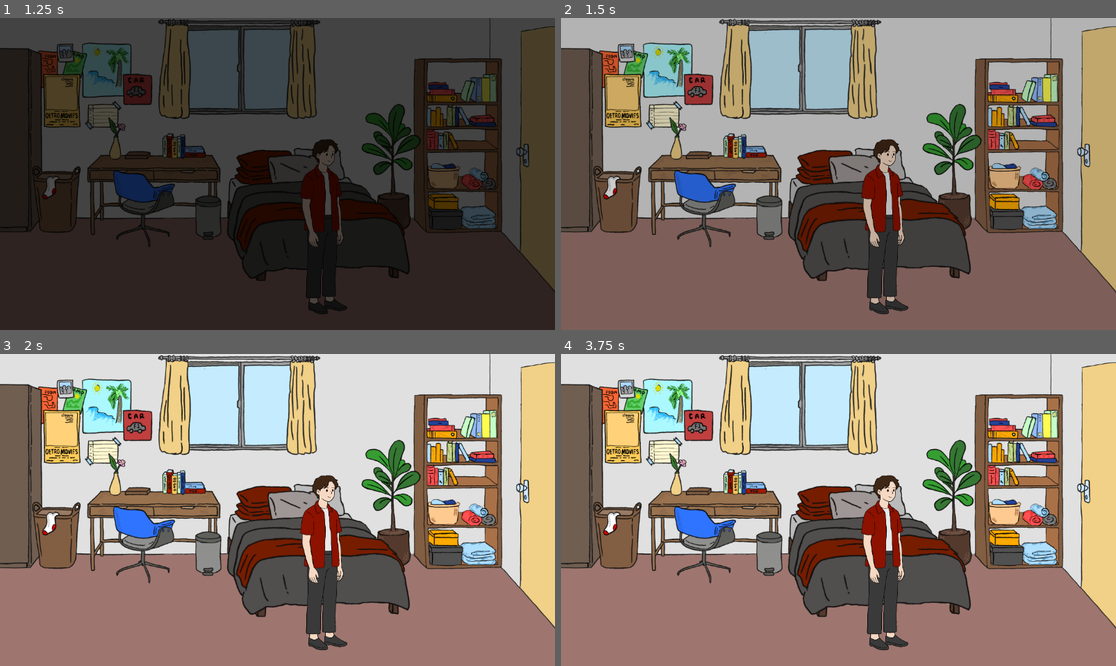
Above: before the commit, frames 1-4 (two rows, left to right).
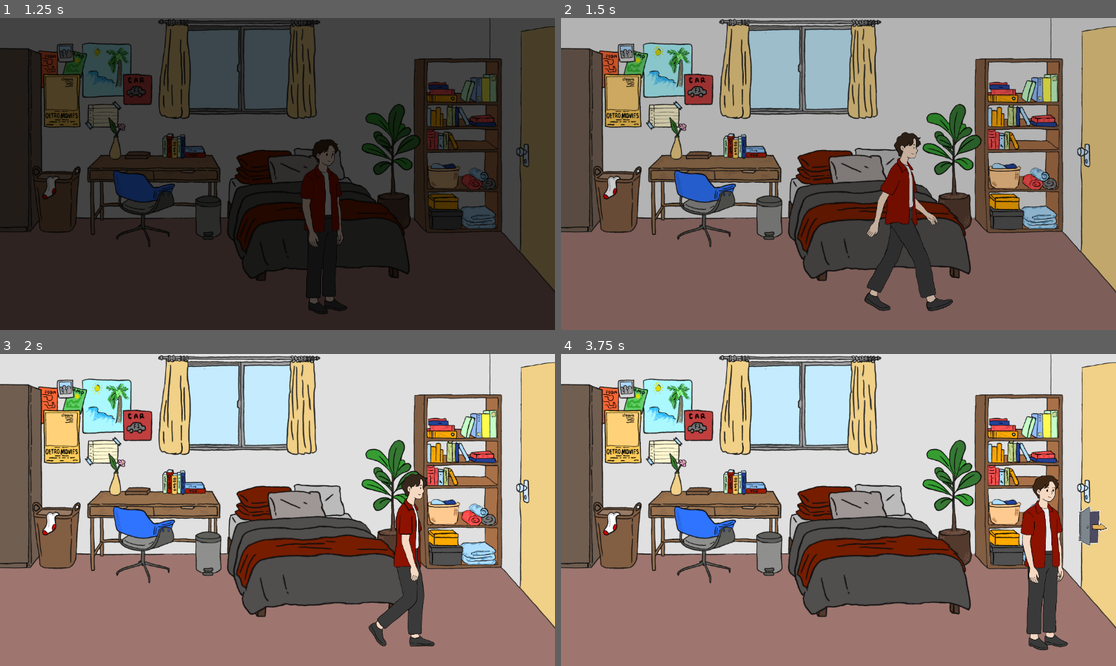
Above: after the commit, the same moments.

Repository: PakornkitNaivirat/Godot-Makut-5-Project
Game: Godot game, scene res://Asset/Screen/BG/Reuseable/loading/main_menu.tscn
Two runs of this game, one before a commit and one after it. Both use one fixed random seed, a clock stepped at 60 frames per second and the inputs below.
Inputs (mouse positions are in pixels of both pictures, inside the frame that each line leads up to):
- Up to frame 1 (1.25 s): click "Start" at 0.5 s
- Up to frame 2 (1.5 s): tap Enter (ui_accept) at 1.25 s; move the mouse to (960, 158) at 1.27 s; hold D (move_right) from 1.28 s (still down); hold Space (interact) from 1.28 s (still down); click (960, 158) at 1.42 s
- Up to frame 3 (2 s): keep holding D (move_right); keep holding Space (interact); tap Enter (ui_accept) at 1.52, 1.55, 1.82 s
- Up to frame 4 (3.75 s): release D (move_right) at 2 s; release Space (interact) at 2 s; drag from (727, 525) to (810, 572) at 2.02 s; tap Enter (ui_accept) at 2.75, 3.05 s; move the mouse to (894, 441) at 2.77 s; hold D (move_right) 2.78-3.5 s; hold Space (interact) 2.78-3.5 s; drag from (810, 572) to (672, 463) at 3.52 s

Frame 1 is identical in both runs. In frame 2, 3.2% of the frame differs, in the area x 54-71%, y 36-96%; in frame 3, 4.7%; in frame 4, 5.9%, in the area x 54-99%, y 38-96%.

Commit message:
Fixed ChatSystem

Diff:
--- a/Asset/Screen/BG/Cutscreen/Phone/day_1_phone.tscn
+++ b/Asset/Screen/BG/Cutscreen/Phone/day_1_phone.tscn
@@ -5,6 +5,8 @@
 [node name="Day1Phone" type="Node2D" unique_id=1811288602]
 
 [node name="ChatSystem" parent="." unique_id=589452478 instance=ExtResource("1_umfje")]
+next_scene_path = "res://Asset/Screen/BG/Reuseable/bed_room.tscn"
+trigger_next_day = true
 chat_messages = Array[String](["NPC:    [Marine Conservation Club Bot]
  Hey there! 👋
  Welcome to the Marine Conservation Club.
--- a/Asset/Screen/BG/Cutscreen/Phone/day_2_phone.tscn
+++ b/Asset/Screen/BG/Cutscreen/Phone/day_2_phone.tscn
@@ -7,6 +7,7 @@
 [node name="ChatSystem" parent="." unique_id=589452478 instance=ExtResource("1_ulagq")]
 next_scene_path = "res://Asset/Screen/BG/Day2/if_floor_4.tscn"
 target_spawn_point_name = "done"
+trigger_next_day = false
 chat_messages = Array[String](["NPC: - Hello, everyone! 🙏
  This is the Marine Conservation Club's group.
  I'm the club president. I'm very happy to be
--- a/Asset/Screen/BG/Cutscreen/Phone/day_2_phone_2.tscn
+++ b/Asset/Screen/BG/Cutscreen/Phone/day_2_phone_2.tscn
@@ -5,6 +5,8 @@
 [node name="day_2_phone2" type="Node2D" unique_id=5602524]
 
 [node name="ChatSystem" parent="." unique_id=589452478 instance=ExtResource("1_jkyf3")]
+next_scene_path = "res://Asset/Screen/BG/Cutscreen/cut_scene_before_park_in.tscn"
+trigger_next_day = true
 chat_messages = Array[String](["Narrator: He opened the message", "NPC: - Hey everyone, would anyone be interested
  in a meet-and-greet?", "NPC: - It would be a good chance for us to get to
  know our new members!", "NPC: - Is anyone interested?  ", "ME: - I'm interested!   ", " NPC: - 'I'm interested too   " …(493 unchanged characters)…
--- a/Asset/Screen/BG/Cutscreen/cut_scene_after_lab_2.tscn
+++ b/Asset/Screen/BG/Cutscreen/cut_scene_after_lab_2.tscn
@@ -216,8 +216,7 @@
 
 [node name="cut_scene_after_lab2" type="CanvasLayer" unique_id=1494927062]
 script = ExtResource("1_45ivb")
-next_scene_path = "res://Asset/Screen/BG/Day2/cafe.tscn"
-target_spawn_point_name = "Cafe"
+next_scene_path = "res://Asset/Screen/script_reuseable/Loading/loading_cafe.tscn"
 
 [node name="ColorRect" type="ColorRect" parent="." unique_id=1836663653]
 modulate = Color(1, 1, 1, 0.5882353)
--- a/Asset/Screen/BG/Cutscreen/cut_scene_cafe.tscn
+++ b/Asset/Screen/BG/Cutscreen/cut_scene_cafe.tscn
@@ -7,13 +7,14 @@
 [ext_resource type="Texture2D" uid="uid://gf3dfpc7mmkn" path="res://Asset/Spirte/Background/CutScreen/cafe/Caféhavejr.png" id="3_rivkt"]
 [ext_resource type="Texture2D" uid="uid://bdj4atjb7yqt8" path="res://Asset/Spirte/Background/CutScreen/cafe/Untitled31_20260323215849.png" id="5_dav0b"]
 [ext_resource type="PackedScene" uid="uid://c73ny583v40f1" path="res://Asset/Screen/script_reuseable/Text/Speech_bubble.tscn" id="7_rquia"]
+[ext_resource type="Texture2D" uid="uid://lw7425qoq4fc" path="res://Asset/Spirte/Background/CutScreen/cafe/Untitled67 2.png" id="7_socat"]
 [ext_resource type="Texture2D" uid="uid://d0n5jff5w8io5" path="res://Asset/Spirte/Charactor/Untitled55 3.png" id="7_wvcxc"]
 [ext_resource type="Texture2D" uid="uid://dbwhwxlj2h5f6" path="res://Asset/Spirte/Charactor/Untitled55 4.png" id="8_socat"]
 [ext_resource type="Texture2D" uid="uid://cqptxhg1kcoe" path="res://Asset/Spirte/Charactor/Untitled55 2.png" id="9_bn41f"]
 
 [sub_resource type="Animation" id="Animation_eosmo"]
 resource_name = "Pain2"
-length = 10.5
+length = 12.0
 step = 0.1
 tracks/0/type = "value"
 tracks/0/imported = false
@@ -34,10 +35,10 @@
 tracks/1/interp = 1
 tracks/1/loop_wrap = true
 tracks/1/keys = {
-"times": PackedFloat32Array(0, 1.5, 2, 4, 5.5, 6, 8, 9.5, 9.75, 10.1),
-"transitions": PackedFloat32Array(1, 1, 1, 1, 1, 1, 1, 1, 1, 1),
-"update": 0,
-"values": [Color(1, 1, 1, 0), Color(1, 1, 1, 1), Color(1, 1, 1, 0), Color(1, 1, 1, 0), Color(1, 1, 1, 1), Color(1, 1, 1, 0), Color(1, 1, 1, 0), Color(1, 1, 1, 1), Color(1, 1, 1, 0.2), Color(1, 1, 1, 0.2)]
+"times": PackedFloat32Array(0, 1.5, 2, 4, 5.5, 6, 8, 9.5, 9.75, 10.1, 10.3, 10.5),
+"transitions": PackedFloat32Array(1, 1, 1, 1, 1, 1, 1, 1, 1, 1, 1, 1),
+"update": 0,
+"values": [Color(1, 1, 1, 0), Color(1, 1, 1, 1), Color(1, 1, 1, 0), Color(1, 1, 1, 0), Color(1, 1, 1, 1), Color(1, 1, 1, 0), Color(1, 1, 1, 0), Color(1, 1, 1, 1), Color(1, 1, 1, 0.2), Color(1, 1, 1, 0.2), Color(1, 1, 1, 0.2), Color(1, 1, 1, 0)]
 }
 tracks/2/type = "value"
 tracks/2/imported = false
@@ -46,10 +47,10 @@
 tracks/2/interp = 1
 tracks/2/loop_wrap = true
 tracks/2/keys = {
-"times": PackedFloat32Array(2, 2.5, 4, 6, 6.5, 8),
-"transitions": PackedFloat32Array(1, 1, 1, 1, 1, 1),
-"update": 0,
-"values": [Vector2(653, 330), Vector2(567, 330), Vector2(567, 330), Vector2(653, 330), Vector2(567, 330), Vector2(567, 330)]
+"times": PackedFloat32Array(2, 2.5, 4, 6, 6.5, 8, 10.5, 10.6, 10.7, 10.8, 10.9, 11, 11.099999, 11.2, 11.3, 11.400001, 11.5, 11.6, 11.7, 11.8, 11.9, 12),
+"transitions": PackedFloat32Array(1, 1, 1, 1, 1, 1, 1, 1, 1, 1, 1, 1, 1, 1, 1, 1, 1, 1, 1, 1, 1, 1),
+"update": 0,
+"values": [Vector2(653, 330), Vector2(567, 330), Vector2(567, 330), Vector2(653, 330), Vector2(567, 330), Vector2(567, 330), Vector2(567, 330), Vector2(566, 345), Vector2(566, 330), Vector2(566, 315), Vector2(567, 330), Vector2(566, 345), Vector2(566, 330), Vector2(566, 315), Vector2(567, 330), Vector2(566, 345), Vector2(566, 330), Vector2(566, 315), Vector2(567, 330), Vector2(566, 345), Vector2(566, 330), Vector2(566, 315)]
 }
 tracks/3/type = "value"
 tracks/3/imported = false
@@ -58,10 +59,10 @@
 tracks/3/interp = 1
 tracks/3/loop_wrap = true
 tracks/3/keys = {
-"times": PackedFloat32Array(2, 3.5, 4, 6, 7.5, 8),
-"transitions": PackedFloat32Array(1, 1, 1, 1, 1, 1),
-"update": 0,
-"values": [Color(1, 1, 1, 0), Color(1, 1, 1, 1), Color(1, 1, 1, 0), Color(1, 1, 1, 0), Color(1, 1, 1, 1), Color(1, 1, 1, 0)]
+"times": PackedFloat32Array(2, 3.5, 4, 6, 7.5, 8, 10.5, 11),
+"transitions": PackedFloat32Array(1, 1, 1, 1, 1, 1, 1, 1),
+"update": 0,
+"values": [Color(1, 1, 1, 0), Color(1, 1, 1, 1), Color(1, 1, 1, 0), Color(1, 1, 1, 0), Color(1, 1, 1, 1), Color(1, 1, 1, 0), Color(1, 1, 1, 0), Color(1, 1, 1, 1)]
 }
 tracks/4/type = "value"
 tracks/4/imported = false
@@ -82,10 +83,10 @@
 tracks/5/interp = 1
 tracks/5/loop_wrap = true
 tracks/5/keys = {
-"times": PackedFloat32Array(2, 4, 6, 8),
-"transitions": PackedFloat32Array(1, 1, 1, 1),
+"times": PackedFloat32Array(2, 4, 6, 8, 10.5),
+"transitions": PackedFloat32Array(1, 1, 1, 1, 1),
 "update": 1,
-"values": [ExtResource("2_eosmo"), ExtResource("2_eosmo"), ExtResource("5_dav0b"), ExtResource("5_dav0b")]
+"values": [ExtResource("2_eosmo"), ExtResource("2_eosmo"), ExtResource("5_dav0b"), ExtResource("5_dav0b"), ExtResource("7_socat")]
 }
 tracks/6/type = "method"
 tracks/6/imported = false
@@ -94,7 +95,7 @@
 tracks/6/interp = 1
 tracks/6/loop_wrap = true
 tracks/6/keys = {
-"times": PackedFloat32Array(9.75, 10.1, 10.5),
+"times": PackedFloat32Array(9.75, 10.1, 12),
 "transitions": PackedFloat32Array(1, 1, 1),
 "values": [{
 "args": ["part1"],
@@ -179,6 +180,30 @@
 "update": 0,
 "values": [Vector2(940.00006, 489)]
 }
+tracks/13/type = "value"
+tracks/13/imported = false
+tracks/13/enabled = true
+tracks/13/path = NodePath("Back2:region_rect")
+tracks/13/interp = 1
+tracks/13/loop_wrap = true
+tracks/13/keys = {
+"times": PackedFloat32Array(8, 10.5),
+"transitions": PackedFloat32Array(1, 1),
+"update": 0,
+"values": [Rect2(-10.060181, -14.930977, 1945.826, 1107.0096), Rect2(526.3257, 40.704353, 867.34766, 992.8849)]
+}
+tracks/14/type = "value"
+tracks/14/imported = false
+tracks/14/enabled = true
+tracks/14/path = NodePath("Back2:self_modulate")
+tracks/14/interp = 1
+tracks/14/loop_wrap = true
+tracks/14/keys = {
+"times": PackedFloat32Array(10.4, 10.5),
+"transitions": PackedFloat32Array(1, 1),
+"update": 0,
+"values": [Color(1, 1, 1, 1), Color(0.8733129, 0.62283075, 0.39944956, 1)]
+}
 
 [sub_resource type="Animation" id="Animation_khihh"]
 length = 0.001
@@ -326,6 +351,30 @@
 "update": 0,
 "values": [Vector2(940.00006, 489)]
 }
+tracks/12/type = "value"
+tracks/12/imported = false
+tracks/12/enabled = true
+tracks/12/path = NodePath("Back2:region_rect")
+tracks/12/interp = 1
+tracks/12/loop_wrap = true
+tracks/12/keys = {
+"times": PackedFloat32Array(0),
+"transitions": PackedFloat32Array(1),
+"update": 0,
+"values": [Rect2(-10.060181, -14.930977, 1945.826, 1107.0096)]
+}
+tracks/13/type = "value"
+tracks/13/imported = false
+tracks/13/enabled = true
+tracks/13/path = NodePath("Back2:self_modulate")
+tracks/13/interp = 1
+tracks/13/loop_wrap = true
+tracks/13/keys = {
+"times": PackedFloat32Array(0),
+"transitions": PackedFloat32Array(1),
+"update": 0,
+"values": [Color(1, 1, 1, 1)]
+}
 
 [sub_resource type="AnimationLibrary" id="AnimationLibrary_rivkt"]
 _data = {
@@ -357,6 +406,8 @@
 position = Vector2(653, 330)
 scale = Vector2(0.5, 0.5)
 texture = ExtResource("2_eosmo")
+region_enabled = true
+region_rect = Rect2(-10.060181, -14.930977, 1945.826, 1107.0096)
 
 [node name="1" type="Sprite2D" parent="." unique_id=774510672]
 modulate = Color(1, 1, 1, 0)
--- a/Asset/Screen/BG/Day3/park_in.tscn
+++ b/Asset/Screen/BG/Day3/park_in.tscn
@@ -1,15 +1,18 @@
 [gd_scene format=3 uid="uid://5resd8ckbjvj"]
 
+[ext_resource type="Script" uid="uid://dyxbjc2booy1u" path="res://Asset/Script/Re-use/Except Scene/park_in.gd" id="1_murwx"]
 [ext_resource type="Texture2D" uid="uid://bi2v6ajw0f710" path="res://Asset/Spirte/Background/Day3/Untitled32.png" id="1_pg3p3"]
 [ext_resource type="Texture2D" uid="uid://duudt6yockwq1" path="res://Asset/Spirte/Background/Day3/Parkin_2.png" id="2_4olrs"]
 [ext_resource type="PackedScene" uid="uid://b63b3yeurta4d" path="res://Asset/Screen/script_reuseable/player.tscn" id="3_yt5dy"]
 [ext_resource type="PackedScene" uid="uid://sdstcnrm1avd" path="res://Asset/Screen/script_reuseable/Text/dialogue.tscn" id="4_ur5rl"]
 [ext_resource type="PackedScene" uid="uid://dpxp8o3dufld4" path="res://Asset/Screen/script_reuseable/Loading/minigame_interaction.tscn" id="5_in5ns"]
+[ext_resource type="Texture2D" uid="uid://c1pybev64nirb" path="res://Asset/Spirte/Charactor/People_ game.png" id="7_xhk3d"]
 
 [sub_resource type="RectangleShape2D" id="RectangleShape2D_pg3p3"]
 size = Vector2(50, 1183)
 
 [node name="Park IN" type="Node2D" unique_id=2108259122]
+script = ExtResource("1_murwx")
 
 [node name="BG" type="Node2D" parent="." unique_id=1888176815]
 
@@ -20,7 +23,7 @@
 
 [node name="Table" type="Sprite2D" parent="BG" unique_id=1828106493]
 modulate = Color(0.49315646, 0.49315646, 0.49315646, 0.54901963)
-z_index = 1
+z_index = 6
 y_sort_enabled = true
 position = Vector2(217, 195)
 scale = Vector2(0.9, 0.9)
@@ -158,16 +161,41 @@
 position = Vector2(-30, -254)
 
 [node name="Player" parent="." unique_id=1775447557 instance=ExtResource("3_yt5dy")]
+z_index = 5
 position = Vector2(111, 864)
 scale = Vector2(0.35, 0.35)
 
 [node name="Minigame-Interact" parent="." unique_id=157613088 instance=ExtResource("5_in5ns")]
 position = Vector2(4496, 601)
 next_scene_path = "res://Asset/Screen/BG/Minigames/minigame_takoyaki.tscn"
-required_event_id = "takoyaki"
+minigame_id = "takoyaki"
 
 [node name="Takoyaki" type="Marker2D" parent="Minigame-Interact" unique_id=155975777]
 position = Vector2(0, 263)
+
+[node name="Takoyaki" type="Node2D" parent="." unique_id=1570686543]
+
+[node name="Sprite2D" type="Sprite2D" parent="Takoyaki" unique_id=2110402879]
+position = Vector2(2657, 653)
+scale = Vector2(0.47, 0.47)
+texture = ExtResource("7_xhk3d")
+region_enabled = true
+region_rect = Rect2(988.0768, 40.999996, 209.04431, 674.9649)
+
+[node name="Sprite2D2" type="Sprite2D" parent="Takoyaki" unique_id=920702485]
+position = Vector2(2529, 653)
+scale = Vector2(0.5, 0.5)
+texture = ExtResource("7_xhk3d")
+flip_h = true
+region_enabled = true
+region_rect = Rect2(749.8749, 432.6131, 207.75586, 631.3201)
+
+[node name="Sprite2D3" type="Sprite2D" parent="Takoyaki" unique_id=1857973346]
+position = Vector2(2722, 669)
+scale = Vector2(0.46, 0.46)
+texture = ExtResource("7_xhk3d")
+region_enabled = true
+region_rect = Rect2(1347.4741, 411.57944, 203.72974, 648.3915)
 
 [editable path="Market/Dialogue"]
 [editable path="Market/Dialogue2"]
--- a/Asset/Screen/BG/Reuseable/bed_room.tscn
+++ b/Asset/Screen/BG/Reuseable/bed_room.tscn
@@ -43,14 +43,19 @@
 limit_bottom = 1200
 
 [node name="Night" type="Node2D" parent="." unique_id=82271478]
-visible = false
 position = Vector2(711, 1062)
 script = ExtResource("8_3hubp")
 
 [node name="CanvasModulate" type="CanvasModulate" parent="Night" unique_id=780072490]
 color = Color(0.4230256, 0.4741922, 0.80041873, 1)
 
-[node name="Day1_Day" type="Node2D" parent="." unique_id=1779728722]
+[node name="Baht" type="Marker2D" parent="." unique_id=1089295454]
+position = Vector2(2073, 1061)
+
+[node name="Font" type="Marker2D" parent="." unique_id=1259210822]
+position = Vector2(176, 1061)
+
+[node name="Day1_Day" type="Node2D" parent="." unique_id=1574373512]
 
 [node name="Smart_Door" parent="Day1_Day" unique_id=1423616178 instance=ExtResource("5_pnk2q")]
 position = Vector2(92, 886)
@@ -83,7 +88,7 @@
 [node name="CollisionShape2D" parent="Day1_Day/Minigame-Interact" index="0" unique_id=602244326]
 position = Vector2(0, 132.375)
 
-[node name="Day2_Day" type="Node2D" parent="." unique_id=1562161953]
+[node name="Day2_Day" type="Node2D" parent="." unique_id=1869950888]
 
 [node name="Dialogue" parent="Day2_Day" unique_id=410944203 instance=ExtResource("7_3hubp")]
 position = Vector2(225, 895)
@@ -100,11 +105,11 @@
 [node name="PosNPC" parent="Day2_Day/Dialogue" index="7" unique_id=309990384]
 position = Vector2(0, -398)
 
-[node name="Day2_Night" type="Node2D" parent="." unique_id=944368421]
-visible = false
+[node name="Day2_Night" type="Node2D" parent="." unique_id=11409028]
 script = ExtResource("9_jbwfh")
+next_scene_path = "res://Asset/Screen/BG/Cutscreen/Phone/day_2_phone_2.tscn"
 
-[node name="ColorRect" type="ColorRect" parent="Day2_Night" unique_id=1584599058]
+[node name="ColorRect" type="ColorRect" parent="Day2_Night" unique_id=338724232]
 modulate = Color(1, 1, 1, 0.5882353)
 offset_left = 4.0
 offset_top = 9.0
@@ -112,14 +117,8 @@
 offset_bottom = 1301.0
 color = Color(0.09411765, 0.09411765, 0.09411765, 1)
 
-[node name="back_cafe" type="Marker2D" parent="Day2_Night" unique_id=1985537534]
+[node name="back_cafe" type="Marker2D" parent="Day2_Night" unique_id=269036212]
 position = Vector2(711, 1062)
-
-[node name="Baht" type="Marker2D" parent="." unique_id=1089295454]
-position = Vector2(2073, 1061)
-
-[node name="Font" type="Marker2D" parent="." unique_id=1259210822]
-position = Vector2(176, 1061)
 
 [editable path="Player"]
 [editable path="Day1_Day/Smart_Door"]
--- a/Asset/Screen/script_reuseable/Loading/change_day_night.tscn
+++ b/Asset/Screen/script_reuseable/Loading/change_day_night.tscn
@@ -85,7 +85,6 @@
 
 [node name="Change_DayNight" type="Node2D" unique_id=1706005816]
 script = ExtResource("1_0mhvy")
-next_scene_path = "res://Asset/Screen/BG/Reuseable/bed_room.tscn"
 
 [node name="ColorRect" type="ColorRect" parent="." unique_id=1481546756]
 offset_right = 1163.0
--- a/Asset/Screen/script_reuseable/Loading/loading_cafe.tscn
+++ b/Asset/Screen/script_reuseable/Loading/loading_cafe.tscn
@@ -1,14 +1,136 @@
 [gd_scene format=3 uid="uid://bs2j05ihar8bs"]
+
+[ext_resource type="Script" uid="uid://cav47o2tlg0jo" path="res://Asset/Script/Cutscreen/loading_cafe.gd" id="1_6jlyp"]
+[ext_resource type="Texture2D" uid="uid://lw7425qoq4fc" path="res://Asset/Spirte/Background/CutScreen/cafe/Untitled67 2.png" id="1_d1c3s"]
+
+[sub_resource type="Animation" id="Animation_6jlyp"]
+length = 0.001
+tracks/0/type = "value"
+tracks/0/imported = false
+tracks/0/enabled = true
+tracks/0/path = NodePath("1:region_enabled")
+tracks/0/interp = 1
+tracks/0/loop_wrap = true
+tracks/0/keys = {
+"times": PackedFloat32Array(0),
+"transitions": PackedFloat32Array(1),
+"update": 1,
+"values": [true]
+}
+tracks/1/type = "value"
+tracks/1/imported = false
+tracks/1/enabled = true
+tracks/1/path = NodePath("1:region_rect")
+tracks/1/interp = 1
+tracks/1/loop_wrap = true
+tracks/1/keys = {
+"times": PackedFloat32Array(0),
+"transitions": PackedFloat32Array(1),
+"update": 0,
+"values": [Rect2(537.73834, 44.984497, 853.0822, 987.1786)]
+}
+tracks/2/type = "value"
+tracks/2/imported = false
+tracks/2/enabled = true
+tracks/2/path = NodePath("1:position")
+tracks/2/interp = 1
+tracks/2/loop_wrap = true
+tracks/2/keys = {
+"times": PackedFloat32Array(0),
+"transitions": PackedFloat32Array(1),
+"update": 0,
+"values": [Vector2(564, 322)]
+}
+tracks/3/type = "value"
+tracks/3/imported = false
+tracks/3/enabled = true
+tracks/3/path = NodePath("1:modulate")
+tracks/3/interp = 1
+tracks/3/loop_wrap = true
+tracks/3/keys = {
+"times": PackedFloat32Array(0),
+"transitions": PackedFloat32Array(1),
+"update": 0,
+"values": [Color(1, 1, 1, 0)]
+}
 
 [sub_resource type="Animation" id="Animation_p3m8t"]
 resource_name = "cafe"
+length = 2.5
+step = 0.1
+tracks/0/type = "value"
+tracks/0/imported = false
+tracks/0/enabled = true
+tracks/0/path = NodePath("1:region_enabled")
+tracks/0/interp = 1
+tracks/0/loop_wrap = true
+tracks/0/keys = {
+"times": PackedFloat32Array(),
+"transitions": PackedFloat32Array(),
+"update": 1,
+"values": []
+}
+tracks/1/type = "value"
+tracks/1/imported = false
+tracks/1/enabled = true
+tracks/1/path = NodePath("1:region_rect")
+tracks/1/interp = 1
+tracks/1/loop_wrap = true
+tracks/1/keys = {
+"times": PackedFloat32Array(0),
+"transitions": PackedFloat32Array(1),
+"update": 0,
+"values": [Rect2(537.73834, 44.984497, 853.0822, 987.1786)]
+}
+tracks/2/type = "value"
+tracks/2/imported = false
+tracks/2/enabled = true
+tracks/2/path = NodePath("1:position")
+tracks/2/interp = 1
+tracks/2/loop_wrap = true
+tracks/2/keys = {
+"times": PackedFloat32Array(1.1920929e-07, 0.10000014, 0.2000001, 0.30000013, 0.4000001, 0.5000001, 0.60000014, 0.70000017, 0.8000002, 0.9000001, 1.0000001, 1.1000001, 1.2000002, 1.3000001, 1.4000001, 1.5, 1.6, 1.6999999, 1.8, 1.8999999, 2, 2.1, 2.1999998, 2.2999997, 2.4, 2.5, 2.6, 2.6999998),
+"transitions": PackedFloat32Array(1, 1, 1, 1, 1, 1, 1, 1, 1, 1, 1, 1, 1, 1, 1, 1, 1, 1, 1, 1, 1, 1, 1, 1, 1, 1, 1, 1),
+"update": 0,
+"values": [Vector2(564, 330), Vector2(564, 345), Vector2(564, 330), Vector2(564, 315), Vector2(564, 330), Vector2(564, 345), Vector2(564, 330), Vector2(564, 315), Vector2(564, 330), Vector2(564, 345), Vector2(564, 330), Vector2(564, 315), Vector2(564, 330), Vector2(564, 345), Vector2(564, 330), Vector2(564, 315), Vector2(564, 330), Vector2(564, 345), Vector2(564, 330), Vector2(564, 315), Vector2(564, 330), Vector2(564, 345), Vector2(564, 330), Vector2(564, 315), Vector2(564, 330), Vector2(564, 345), Vector2(564, 330), Vector2(564, 315)]
+}
+tracks/3/type = "value"
+tracks/3/imported = false
+tracks/3/enabled = true
+tracks/3/path = NodePath("1:modulate")
+tracks/3/interp = 1
+tracks/3/loop_wrap = true
+tracks/3/keys = {
+"times": PackedFloat32Array(0, 0.50000006, 2, 2.5),
+"transitions": PackedFloat32Array(1, 1, 1, 1),
+"update": 0,
+"values": [Color(1, 1, 1, 0), Color(1, 1, 1, 1), Color(1, 1, 1, 1), Color(1, 1, 1, 0)]
+}
+tracks/4/type = "method"
+tracks/4/imported = false
+tracks/4/enabled = true
+tracks/4/path = NodePath(".")
+tracks/4/interp = 1
+tracks/4/loop_wrap = true
+tracks/4/keys = {
+"times": PackedFloat32Array(2.5),
+"transitions": PackedFloat32Array(1),
+"values": [{
+"args": [],
+"method": &"finish_cutscene"
+}]
+}
 
 [sub_resource type="AnimationLibrary" id="AnimationLibrary_d1c3s"]
 _data = {
+&"RESET": SubResource("Animation_6jlyp"),
 &"cafe": SubResource("Animation_p3m8t")
 }
 
 [node name="loading_cafe" type="Node2D" unique_id=1045142518]
+script = ExtResource("1_6jlyp")
+next_scene_path = "res://Asset/Screen/BG/Day2/cafe.tscn"
+target_spawn_point_name = "Cafe"
 
 [node name="ColorRect" type="ColorRect" parent="." unique_id=83937307]
 offset_right = 1165.0
@@ -19,3 +141,9 @@
 libraries/ = SubResource("AnimationLibrary_d1c3s")
 
 [node name="1" type="Sprite2D" parent="." unique_id=1593138730]
+modulate = Color(1, 1, 1, 0)
+position = Vector2(564, 322)
+scale = Vector2(0.5, 0.5)
+texture = ExtResource("1_d1c3s")
+region_enabled = true
+region_rect = Rect2(537.73834, 44.984497, 853.0822, 987.1786)
--- a/Asset/Screen/script_reuseable/Text/Chat/chat_system.tscn
+++ b/Asset/Screen/script_reuseable/Text/Chat/chat_system.tscn
@@ -18,7 +18,6 @@
 offset_bottom = 52.0
 mouse_filter = 2
 script = ExtResource("1_p3c4t")
-next_scene_path = "res://Asset/Screen/script_reuseable/Loading/change_day_night.tscn"
 
 [node name="Panel" type="Panel" parent="." unique_id=1721244811]
 layout_mode = 0
--- /dev/null
+++ b/Asset/Script/Cutscreen/loading_cafe.gd
@@ -0,0 +1,19 @@
+extends Node2D
+
+@export var next_scene_path: String = ""
+@export var target_spawn_point_name: String = ""
+
+@onready var anim = $AnimationPlayer
+
+func _ready():
+	anim.play("cafe")
+
+func finish_cutscene():
+	# ปลดล็อกผู้เล่น
+	var player = get_tree().get_first_node_in_group("player")
+
+	Global.load_exact_pos = false
+	Global.target_spawn_name = target_spawn_point_name
+
+	if next_scene_path != "":
+		LoadingScreen.transition_to_screenfunc(next_scene_path)
--- /dev/null
+++ b/Asset/Script/Re-use/Except Scene/park_in.gd
@@ -0,0 +1,17 @@
+extends Node2D
+
+@onready var takoyaki_node = $Takoyaki
+
+func _ready():
+	print(Global.minigame_status["takoyaki"])
+	setup_events()
+
+func setup_events():
+	var check = Global.minigame_status["takoyaki"]
+
+	if takoyaki_node:
+
+		if check == true:
+			takoyaki_node.visible = check
+		else :
+			takoyaki_node.queue_free()
--- a/Asset/Script/Re-use/LoadingScreen/AssetManagement.gd
+++ b/Asset/Script/Re-use/LoadingScreen/AssetManagement.gd
@@ -2,6 +2,8 @@
 
 func _ready():
 	setup_daily_events()
+
+	print()
 
 
 func setup_daily_events():
--- a/Asset/Script/Re-use/LoadingScreen/change_day_night.gd
+++ b/Asset/Script/Re-use/LoadingScreen/change_day_night.gd
@@ -1,6 +1,4 @@
 extends Node2D
-
-@export var next_scene_path: String = ""
 
 @onready var anim = $AnimationPlayer
 
@@ -12,5 +10,8 @@
 	Global.current_day += 1
 	Global.day_night = false
 
-	if next_scene_path != "":
-		LoadingScreen.transition_to_screenfunc(next_scene_path)
+	var next_scene = Global.pending_next_scene
+
+	if next_scene != "":
+		Global.pending_next_scene = ""
+		LoadingScreen.transition_to_screenfunc(next_scene)
--- a/Asset/Script/Re-use/MiniGame/minigame_takoyaki.gd
+++ b/Asset/Script/Re-use/MiniGame/minigame_takoyaki.gd
@@ -157,7 +157,8 @@
 		Global.load_exact_pos = false
 		Global.target_spawn_name = target_spawn_point_name
 
-		Global.minigame_status["takoyaki"] == true
+		Global.minigame_status["takoyaki"] = true
+
 		LoadingScreen.transition_to_screenfunc("res://Asset/Screen/BG/Day3/park_in.tscn")
 		queue_free()
 		return
--- a/Asset/Script/Re-use/Misc/day_2_night.gd
+++ b/Asset/Script/Re-use/Misc/day_2_night.gd
@@ -23,8 +23,10 @@
 	black.visible = true
 
 	var player = get_tree().get_first_node_in_group("player")
-	if player:
-		player.is_locked = true
+
+	if Global.current_day == 2 and Global.day_night == true:
+		if player:
+			player.is_locked = true
 
 	#if InnerVoice:
 		#InnerVoice.hide_text()
--- a/Asset/Script/Re-use/Text-Dialogue/message_bubble.gd
+++ b/Asset/Script/Re-use/Text-Dialogue/message_bubble.gd
@@ -6,6 +6,8 @@
 @export_group("Scene Transition")
 @export var next_scene_path: String = ""
 @export var target_spawn_point_name: String = ""
+
+@export var trigger_next_day: bool = false
 
 @export_group("Chat Settings")
 @export var global_event_flag: String = "" # ชื่อ Event Flag ที่อยากให้เป็น true ตอนคุยจบ (เช่น "join_club_done")
@@ -132,4 +134,12 @@
 		Global.target_spawn_name = target_spawn_point_name
 
 	if next_scene_path != "":
-		LoadingScreen.transition_to_screenfunc(next_scene_path)
+		if trigger_next_day == true:
+			# ถ้าติ๊กถูกข้ามวันไว้ -> เอาที่อยู่ปลายทางไปฝาก Global แล้วเรียกฉาก NextDays
+			Global.pending_next_scene = next_scene_path
+
+			# ⚠️ อย่าลืมแก้ Path ตรงนี้ให้ตรงกับที่อยู่ไฟล์ NextDays.tscn ของคุณนะครับ!
+			LoadingScreen.transition_to_screenfunc("res://Asset/Screen/script_reuseable/Loading/change_day_night.tscn")
+		else:
+			# ถ้าไม่ได้ติ๊กข้ามวัน -> โหลดไปฉากเป้าหมายตรงๆ เลย (เหมือนระบบเดิม)
+			LoadingScreen.transition_to_screenfunc(next_scene_path)
--- a/Global.gd
+++ b/Global.gd
@@ -15,7 +15,9 @@
 
 var day_night = false
 var dawn = false
-var current_day = 3
+var current_day = 1
+
+var pending_next_scene: String = ""
 
 var play_cutscene_after_lab2 = false
 var play_cutscene_after_lab = false
Not shown, added: Asset/Script/Cutscreen/loading_cafe.gd.uid
Not shown, added: Asset/Script/Re-use/Except Scene/park_in.gd.uid
Binary file added: Asset/Spirte/Background/CutScreen/cafe/Untitled67 2.png
Not shown, added: Asset/Spirte/Background/CutScreen/cafe/Untitled67 2.png.import
